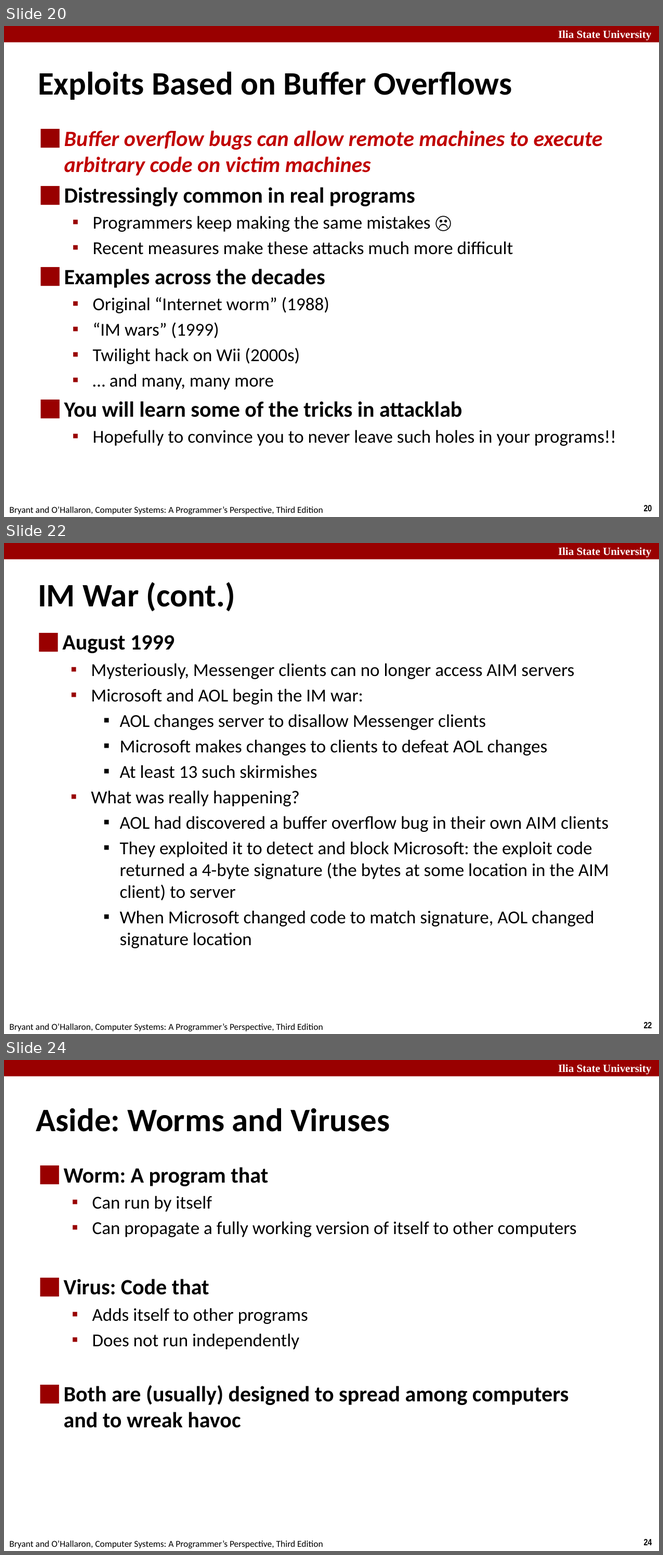
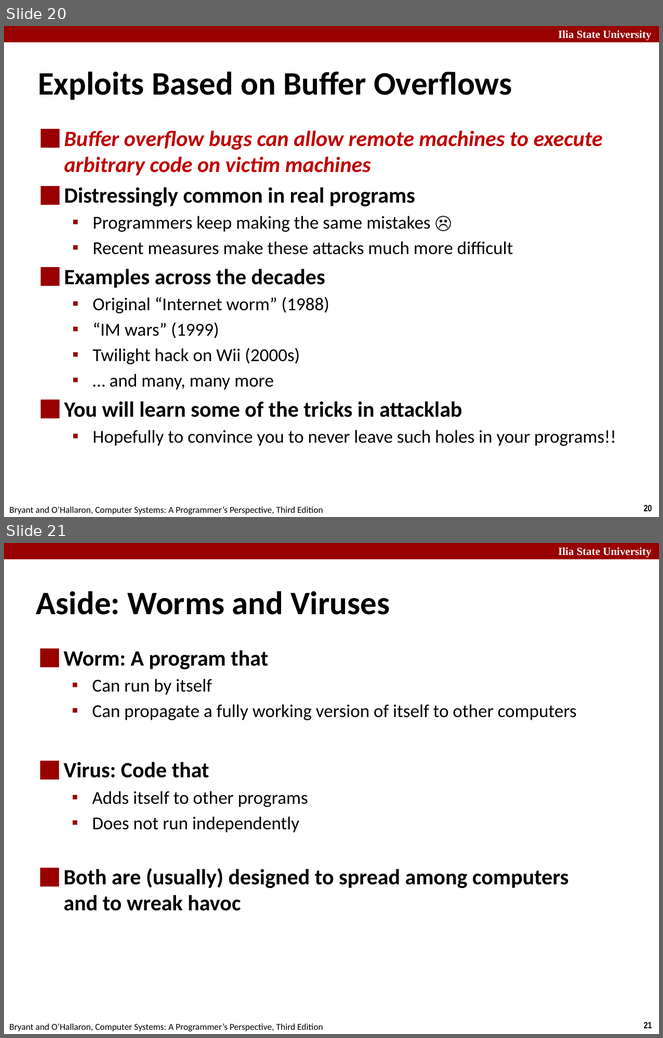
Before and after one commit to abstraction-builder/CE271, a slide deck: week11/machine-advanced.pptx. Shown one above the other, each under a label of ours: slides 20, 22 and 24 before the commit, slides 20 and 21 after it; the slides between them are not shown. The pictures are 663x1555 and 663x1038 pixels, drawn with LibreOffice and Linux fonts; fonts in the diff are those of the drawing. Boxes give left, top, right and bottom in pixels: in the first picture for what was removed or moved away, otherwise in the second. Text is boxed around its words. In the diff, an @@ line names an element or a change of style, - is before the commit and + after.

```diff
--- a/week11/machine-advanced.pptx
+++ b/week11/machine-advanced.pptx
@@ slide 22 removed at box(4, 543, 659, 1034), background #FFFFFF; not listed: 4 template elements that a slide beside it also shows @@
@@ title removed at box(38, 582, 235, 612) @@
-IM War (cont.)
@@ text removed at box(62, 635, 609, 949) @@
-⬛ August 1999
-  ▪ Mysteriously, Messenger clients can no longer access AIM servers
-  ▪ Microsoft and AOL begin the IM war:
-    ▪ AOL changes server to disallow Messenger clients
-    ▪ Microsoft makes changes to clients to defeat AOL changes
-    ▪ At least 13 such skirmishes
-  ▪ What was really happening?
-    ▪ AOL had discovered a buffer overflow bug in their own AIM clients
-    ▪ They exploited it to detect and block Microsoft: the exploit code returned a 4-byte signature (the bytes at some location in the AIM client) to server
-    ▪ When Microsoft changed code to match signature, AOL changed signature location
@@ what was slide 24 is now slide 21 @@
@@ page number at box(644, 1022, 652, 1029): text changed @@
-24
+21
```
Also in this commit, not shown: 2 other slides removed, 4 other files.
